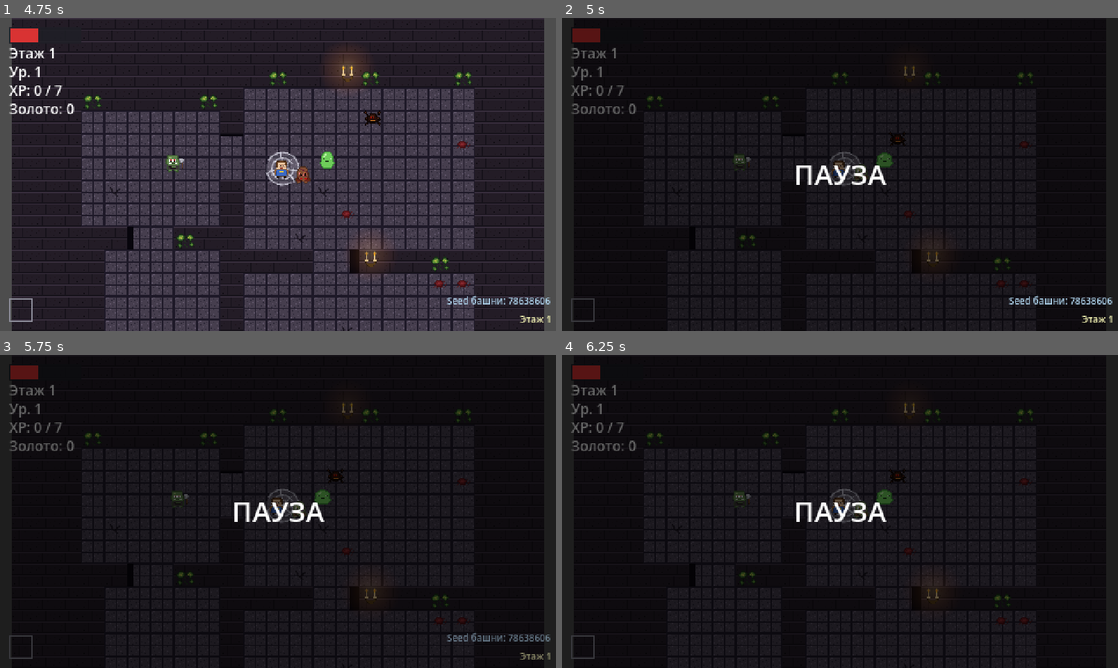
Above: before the commit, frames 1-4 (two rows, left to right).
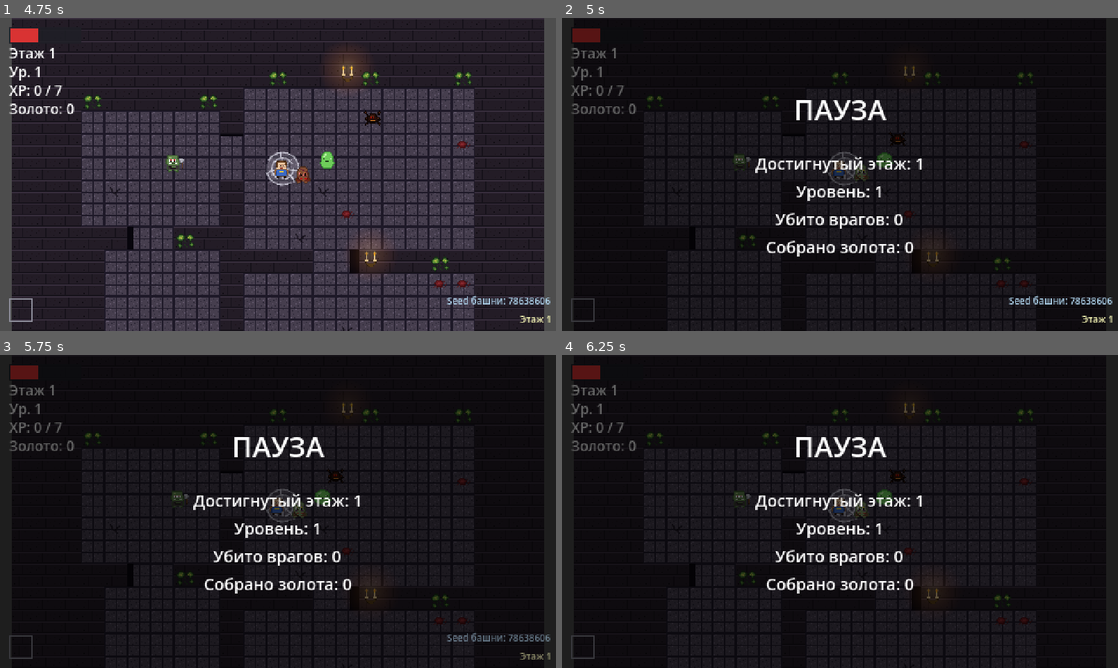
Above: after the commit, the same moments.

Repository: slartus/roguelike-game
Game: Godot game, scene res://scenes/ui/title_screen.tscn
Two runs of this game, one before a commit and one after it. Both use one fixed random seed, a clock stepped at 60 frames per second and the inputs below.
Inputs (mouse positions are in pixels of both pictures, inside the frame that each line leads up to):
- Up to frame 1 (4.75 s): click "Играть" at 0.5 s; tap Enter (ui_accept) at 1.25, 1.52, 4.52 s; move the mouse to (400, 158) at 1.27 s; press the mouse at (400, 158) at 1.28 s; hold D (move_right) 1.28-2 s; release the mouse at (400, 158) at 2 s; drag from (166, 190) to (266, 165) at 2.02 s; move the mouse to (333, 105) at 2.77 s; hold D (move_right) 2.78-3.5 s; tap Alt at 2.85 s; drag from (250, 237) to (111, 127) at 3.52 s; move the mouse to (444, 221) at 4.27 s; press the mouse at (444, 221) at 4.28 s; hold A (move_left) from 4.28 s (still down)
- Up to frame 2 (5 s): keep holding A (move_left); tap Escape (pause) at 4.9 s
- Up to frame 3 (5.75 s): release A (move_left) at 5 s; release the mouse at (444, 558) at 5 s; drag from (111, 464) to (283, 505) at 5.02 s
- Up to frame 4 (6.25 s): move the mouse to (867, 511) at 5.77 s; hold S (move_down) from 5.78 s (still down); tap Alt at 5.85 s; click (867, 511) at 5.92 s

Frame 1 is identical in both runs. In frame 2, 2.5% of the frame differs, in the area x 34-65%, y 26-77%; in frame 3, 2.5%; in frame 4, 2.5%.

Commit message:
feat(pause): статистика текущего забега на экране паузы
PausePanel теперь содержит VBox с заголовком ПАУЗА + 4 label'ами:
этаж, уровень, убито врагов, собрано золота. Обновляются при
включении паузы через _refresh_pause_stats(), tr() ключи UI_RUN_STATS_*
переиспользуются с title screen.

Разница: пауза читает current_floor_number + player_level + run_*,
title screen — last_run_* (snapshot прошлого забега после смерти).

Тесты: значения labels после _toggle_pause, GameState restore
в after_each.

Co-Authored-By: Claude Opus 4.7 (1M context) <noreply@anthropic.com>

Diff:
--- a/scenes/ui/hud.gd
+++ b/scenes/ui/hud.gd
@@ -19,6 +19,10 @@
 @onready var _potion_icon: TextureRect = $InventoryPanel/PotionSlot/PotionIcon
 @onready var _potion_count_label: Label = $InventoryPanel/PotionSlot/PotionCount
 @onready var _pause_panel: ColorRect = $PausePanel
+@onready var _pause_stats_floor: Label = $PausePanel/PauseBox/PauseStatsFloor
+@onready var _pause_stats_level: Label = $PausePanel/PauseBox/PauseStatsLevel
+@onready var _pause_stats_kills: Label = $PausePanel/PauseBox/PauseStatsKills
+@onready var _pause_stats_gold: Label = $PausePanel/PauseBox/PauseStatsGold
 @onready var _log_box: VBoxContainer = $CombatLog
 @onready var _health_bar: Control = $HealthBar
 @onready var _health_bar_fill: ColorRect = $HealthBar/Fill
@@ -39,6 +43,17 @@
 	var paused := not get_tree().paused
 	get_tree().paused = paused
 	_pause_panel.visible = paused
+	if paused:
+		_refresh_pause_stats()
+
+func _refresh_pause_stats() -> void:
+	# Показываем прогресс текущего забега (не last_run_* — они заполняются
+	# только при смерти игрока). Ключи tr() shared с title screen'ом:
+	# UI_RUN_STATS_* — одна семантика «Итоги забега».
+	_pause_stats_floor.text = tr("UI_RUN_STATS_FLOOR") % GameState.current_floor_number
+	_pause_stats_level.text = tr("UI_RUN_STATS_LEVEL") % GameState.player_level
+	_pause_stats_kills.text = tr("UI_RUN_STATS_KILLS") % GameState.run_enemies_killed
+	_pause_stats_gold.text = tr("UI_RUN_STATS_GOLD") % GameState.run_gold
 
 func set_potion_count(count: int) -> void:
 	# Пустой слот — только рамка ячейки, без иконки и числа
--- a/scenes/ui/hud.tscn
+++ b/scenes/ui/hud.tscn
@@ -117,22 +117,53 @@
 anchor_bottom = 1.0
 color = Color(0, 0, 0, 0.6)
 
-[node name="PauseLabel" type="Label" parent="PausePanel"]
+[node name="PauseBox" type="VBoxContainer" parent="PausePanel"]
 anchors_preset = 8
 anchor_left = 0.5
 anchor_top = 0.5
 anchor_right = 0.5
 anchor_bottom = 0.5
-offset_left = -80.0
-offset_top = -16.0
-offset_right = 80.0
-offset_bottom = 16.0
+offset_left = -120.0
+offset_top = -80.0
+offset_right = 120.0
+offset_bottom = 80.0
 grow_horizontal = 2
 grow_vertical = 2
+alignment = 1
+
+[node name="PauseLabel" type="Label" parent="PausePanel/PauseBox"]
+layout_mode = 2
 theme_override_font_sizes/font_size = 24
 text = "ПАУЗА"
 horizontal_alignment = 1
-vertical_alignment = 1
+
+[node name="Spacer" type="Control" parent="PausePanel/PauseBox"]
+custom_minimum_size = Vector2(0, 12)
+layout_mode = 2
+
+[node name="PauseStatsFloor" type="Label" parent="PausePanel/PauseBox"]
+layout_mode = 2
+theme_override_font_sizes/font_size = 14
+text = "Этаж: 1"
+horizontal_alignment = 1
+
+[node name="PauseStatsLevel" type="Label" parent="PausePanel/PauseBox"]
+layout_mode = 2
+theme_override_font_sizes/font_size = 14
+text = "Уровень: 1"
+horizontal_alignment = 1
+
+[node name="PauseStatsKills" type="Label" parent="PausePanel/PauseBox"]
+layout_mode = 2
+theme_override_font_sizes/font_size = 14
+text = "Убито врагов: 0"
+horizontal_alignment = 1
+
+[node name="PauseStatsGold" type="Label" parent="PausePanel/PauseBox"]
+layout_mode = 2
+theme_override_font_sizes/font_size = 14
+text = "Собрано золота: 0"
+horizontal_alignment = 1
 
 [node name="CombatLog" type="VBoxContainer" parent="."]
 anchors_preset = 3
--- a/test/unit/test_pause.gd
+++ b/test/unit/test_pause.gd
@@ -11,8 +11,14 @@
 
 func after_each() -> void:
 	# Не оставляем tree в paused между тестами — иначе следующие
-	# тесты с await get_tree().process_frame зависнут.
+	# тесты с await get_tree().process_frame зависнут. GameState —
+	# autoload, любые правки полей ниже (для теста pause stats) тоже
+	# восстанавливаем, чтобы соседние тесты не наследовали dirty state.
 	get_tree().paused = false
+	GameState.current_floor_number = 1
+	GameState.player_level = 1
+	GameState.run_gold = 0
+	GameState.run_enemies_killed = 0
 
 func test_pause_input_action_is_defined() -> void:
 	assert_true(InputMap.has_action("pause"),
@@ -40,3 +46,31 @@
 	hud._toggle_pause()
 	assert_false(get_tree().paused, "второй toggle снимает паузу")
 	assert_false(panel.visible, "панель скрывается")
+
+func test_pause_panel_shows_current_run_stats() -> void:
+	# При паузе отображаем прогресс ТЕКУЩЕГО забега (current_floor_number,
+	# player_level, run_gold, run_enemies_killed), не last_run_* — те
+	# заполняются только при смерти.
+	GameState.current_floor_number = 5
+	GameState.player_level = 3
+	GameState.run_gold = 27
+	GameState.run_enemies_killed = 11
+	var hud = HudScene.instantiate()
+	add_child_autofree(hud)
+	await get_tree().process_frame
+	hud._toggle_pause()
+	var floor_lbl: Label = hud.get_node("PausePanel/PauseBox/PauseStatsFloor")
+	var level_lbl: Label = hud.get_node("PausePanel/PauseBox/PauseStatsLevel")
+	var kills_lbl: Label = hud.get_node("PausePanel/PauseBox/PauseStatsKills")
+	var gold_lbl: Label = hud.get_node("PausePanel/PauseBox/PauseStatsGold")
+	assert_true(floor_lbl.text.contains("5"),
+		"floor label содержит текущий этаж, actual='%s'" % floor_lbl.text)
+	assert_true(level_lbl.text.contains("3"),
+		"level label содержит текущий уровень, actual='%s'" % level_lbl.text)
+	assert_true(kills_lbl.text.contains("11"),
+		"kills label содержит run_enemies_killed, actual='%s'" % kills_lbl.text)
+	assert_true(gold_lbl.text.contains("27"),
+		"gold label содержит run_gold, actual='%s'" % gold_lbl.text)
+	# cleanup — снять паузу перед тестами дальше. GameState restore —
+	# в after_each.
+	hud._toggle_pause()
Not shown, changed: docs/gamedesign/ui.md
